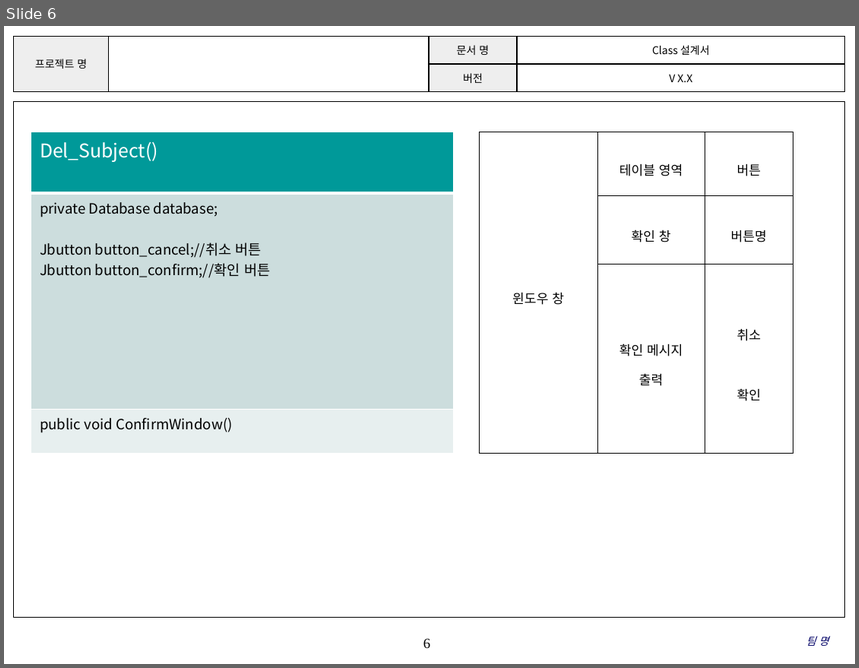
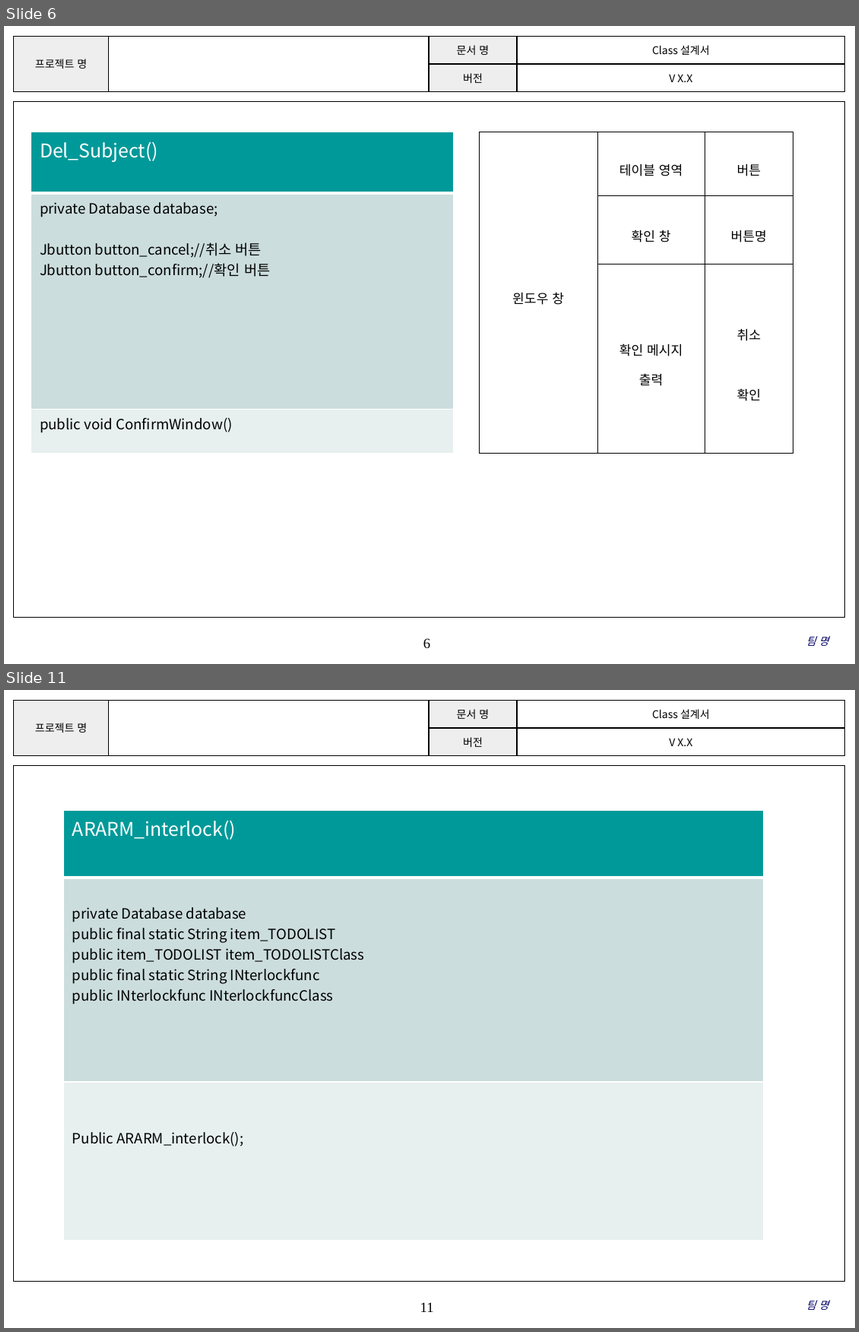
Before and after one commit to SE-admin/SE2017_2_mixharmony, a slide deck: doc/3_ 설계서/Class Design.pptx. Shown one above the other, each under a label of ours: slide 6 before the commit, slides 6 and 11 after it; the slides between them are not shown. The pictures are 859x668 and 859x1332 pixels, drawn with LibreOffice and Linux fonts; fonts in the diff are those of the drawing; background and template pictures are left out. Boxes give left, top, right and bottom in pixels: in the first picture for what was removed or moved away, otherwise in the second. Text is boxed around its words. In the diff, an @@ line names an element or a change of style, - is before the commit and + after.

Commit message:
#862 CLASS설계서 초안작성(LOGIN,OUT,ALARM관련 CLASS)

```diff
--- a/doc/3_ 설계서/Class Design.pptx
+++ b/doc/3_ 설계서/Class Design.pptx
@@ slide 11 added at [4,690,855,1328], background #FFFFFF; not listed: 3 template elements that a slide beside it also shows @@
@@ table added at [63,810,763,1241], 3 rows, 1 columns @@
+ARARM_interlock()
+private Database database / public final static String item_TODOLIST / public item_TODOLIST item_TODOLISTClass / public final static String INterlockfunc / public INterlockfunc INterlockfuncClass
+Public ARARM_interlock();
@@ text added at [807,1301,829,1310], 9 pt, text #000066, italic @@
+팀 명
```
Also in this commit, not shown: 3 slides changed, 6 other slides added.
